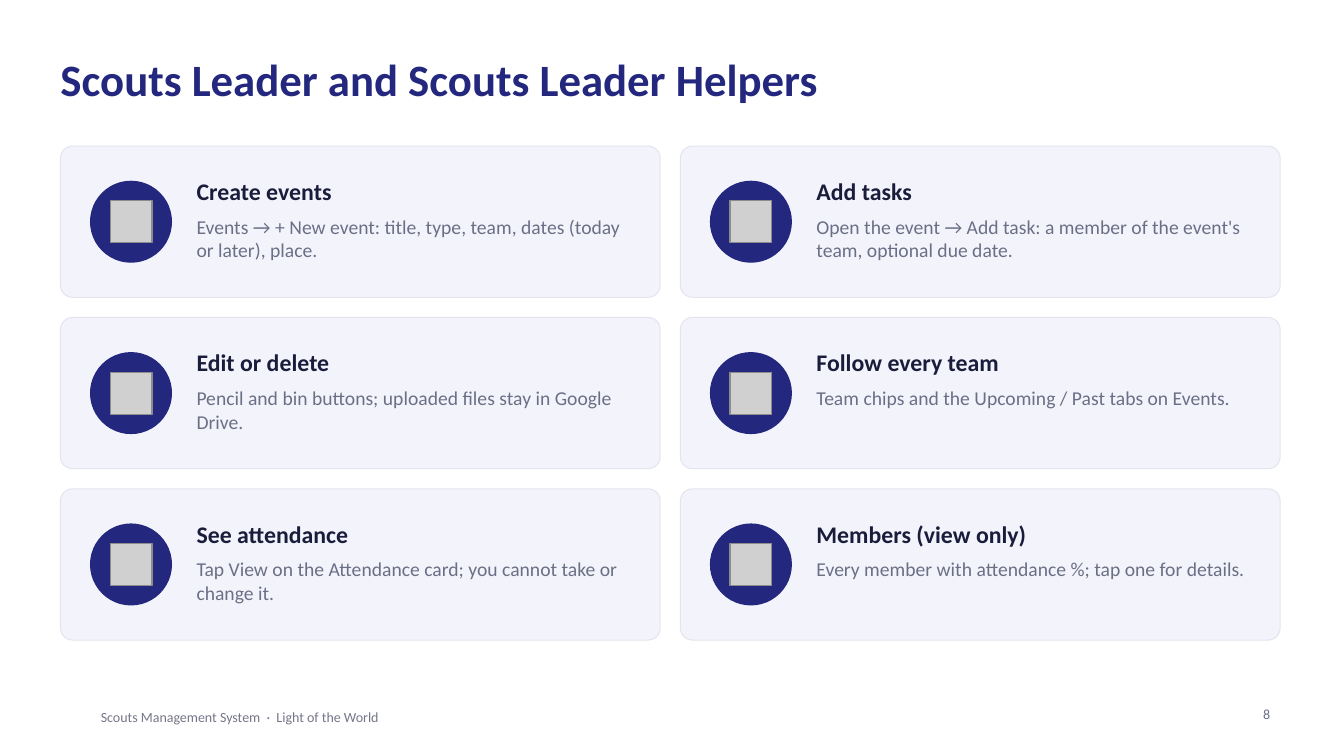
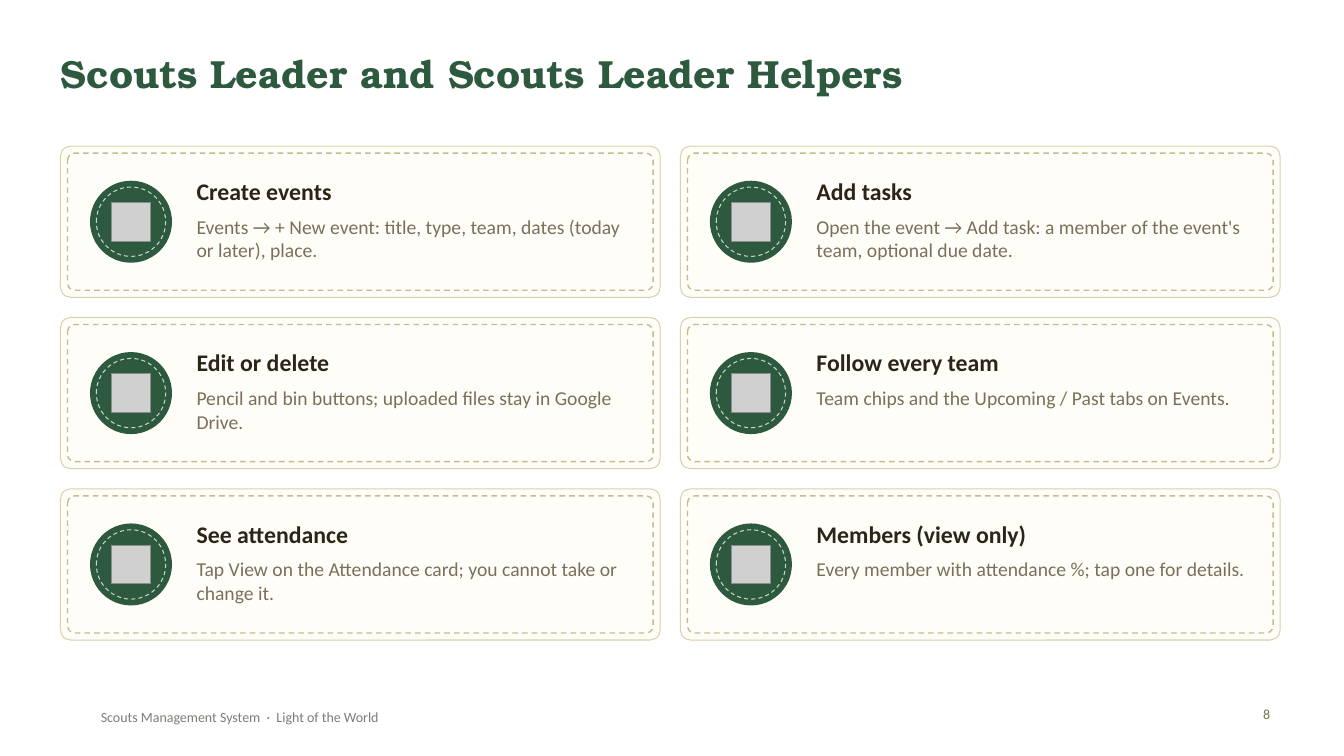
Before and after one commit to SamuelAtef123/Scouts-Management-System-Web-App, a slide deck: slide 8 of docs/Scouts-Project-Presentation.pptx. Drawn at 1344x756 pixels with LibreOffice and Linux fonts; fonts in the diff are those of the drawing; grey boxes stand for pictures; background and template pictures are left out. Boxes give left, top, right and bottom in pixels: in the first picture for what was removed or moved away, otherwise in the second. Text is boxed around its words. In the diff, an @@ line names an element or a change of style, - is before the commit and + after.

Commit message:
Restyle the report and presentation in the scout field-kit theme
- New screenshots of the app in the new design
- PDF: canvas and khaki, forest green, stitched badges and cards, rope dividers,
  torn-paper cover with map lines, slab headings
- Presentation: same theme with map-line background, rope dividers,
  stitched cards and badges, Rockwell headings

```diff
--- a/docs/Scouts-Project-Presentation.pptx
+++ b/docs/Scouts-Project-Presentation.pptx
@@ title "Scouts Leader and Scouts Leader ..." at [60,59,903,97]: size 32 to 28 pt, font Calibri to TeX Gyre Bonum, text colour #23277D to #2D5A3E @@
@@ rounded rectangle added at [68,153,653,290], outline #C9B98E 1 pt dashed @@
@@ rounded rectangle added at [688,153,1273,290], outline #C9B98E 1 pt dashed @@
@@ ellipse added at [97,188,166,257], outline #FFFFFF 0.75 pt dashed @@
@@ ellipse added at [717,188,786,257], outline #FFFFFF 0.75 pt dashed @@
@@ rounded rectangle added at [68,325,653,462], outline #C9B98E 1 pt dashed @@
@@ rounded rectangle added at [688,325,1273,462], outline #C9B98E 1 pt dashed @@
@@ ellipse added at [97,359,166,429], outline #FFFFFF 0.75 pt dashed @@
@@ ellipse added at [717,359,786,429], outline #FFFFFF 0.75 pt dashed @@
@@ rounded rectangle added at [68,496,653,633], outline #C9B98E 1 pt dashed @@
@@ fill #F3F4FB to #FFFDF7; outline #E3E4EE 0.75 pt to #DCCFAE 0.75 pt; proportions changed in 6 elements at [60,146,660,297], [681,146,1280,297], [60,318,660,469], [681,318,1280,469], [60,489,660,640], [681,489,1280,640] @@
@@ rounded rectangle added at [688,496,1273,633], outline #C9B98E 1 pt dashed @@
@@ ellipse added at [97,530,166,600], outline #FFFFFF 0.75 pt dashed @@
@@ fill #23277D to #2D5A3E; outline #23277D 1 pt to #2D5A3E 1 pt in 6 elements at [91,181,171,262], [711,181,791,262], [91,353,171,434], [711,353,791,434], [91,524,171,605], [711,524,791,605] @@
@@ ellipse added at [717,530,786,600], outline #FFFFFF 0.75 pt dashed @@
@@ text colour #1A1C3B to #2B2418 in 6 elements at [197,184,331,200], [816,183,912,200], [197,354,329,371], [816,354,999,375], [197,526,348,543], [816,525,1026,547] @@
@@ text colour #6B6F86 to #7A6F5A in 7 elements at [1263,709,1270,719], [197,220,620,260], [816,220,1240,260], [197,391,612,429], [816,391,1230,409], [197,562,617,604], [816,562,1244,579] @@
@@ text "Scouts Management System · Light ..." at [101,712,379,725]: text colour #1A1C3B at 60% opacity to #2B2418 at 60% opacity @@
```
Also in this commit, not shown: 13 other slides changed, 12 other files.
